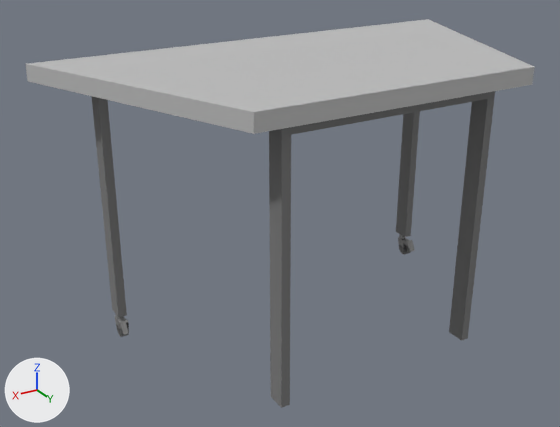
Two versions of the Blender file robert_gazebo/cad/trapesoid_table_visual.blend, one commit apart.
Both versions are drawn from a 50 mm camera at (2.93, 4.38, 1.28) aimed at (0.27, -0.04, -0.93). Arrows for +X, +Y and +Z are at lower left; the lights stay in place.

Before the edit, the objects in view are built like this:
```python
me_cube = bpy.data.meshes.new('Cube')
me_cube.from_pydata([(-3.71, -0.98, -0.17), (-3.71, -0.98, -0.05), (-3.07, 0.8, -0.17), (-3.07, 0.8, -0.05), (-0.27, -0.98, -0.17), (-0.27, -0.98, -0.05), (-0.99, 0.8, -0.17), (-0.99, 0.8, -0.05)], [], [(0, 1, 3, 2), (2, 3, 7, 6), (6, 7, 5, 4), (4, 5, 1, 0), (2, 6, 4, 0), (7, 3, 1, 5)])
me_cube.materials.append(mat_material_002)  # grey #bebebe
me_cube_001 = bpy.data.meshes.new('Cube.001')
me_cube_001.from_pydata(...)  # 24 vertices, 22 faces; spans x -3.66..-0.89, y -0.82..-0.68, z -0.65..1.09
me_cube_001.materials.append(mat_material)  # grey #808080
me_cube_002 = bpy.data.meshes.new('Cube.002')
me_cube_002.from_pydata(...)  # 24 vertices, 22 faces; spans x -3.12..-1.49, y -0.8..-0.66, z -0.83..1.09
me_cube_002.materials.append(mat_material)  # grey #808080
ob_cube = bpy.data.objects.new('Cube', me_cube)
ob_cube.location = (2.022, 0.154, 0.23)
ob_cube_001 = bpy.data.objects.new('Cube.001', me_cube_001)
ob_cube_001.location = (2.282, 0.192, -1.034)
ob_cube_002 = bpy.data.objects.new('Cube.002', me_cube_002)
ob_cube_002.location = (2.282, 1.502, -1.034)
```
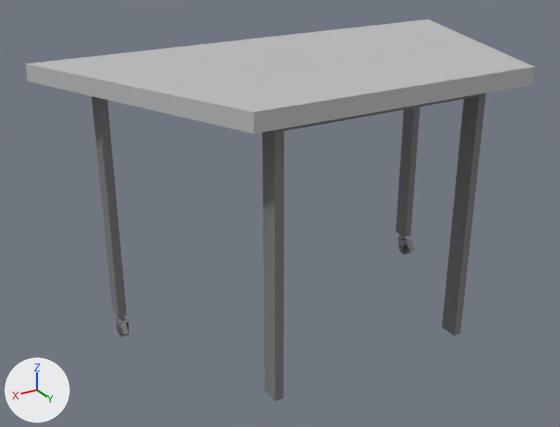
Boxes (x1, y1, x2, y2) around the edits, measured in the pictures (560 x 427 px):
'Cube.002', moved
    before: (269, 91, 495, 408)
    after: (262, 93, 486, 401)

Edits to the bpy script that builds the scene:
```text
Change me_cube_002:
    where me_cube_002.from_pydata(...)  # 24 vertices, 22 faces; spans x -3.12..-1.49, y -0.8..-0.66, z -0.83..1.09
    used by ob_cube_002; location = (2.282, 1.502, -1.034)
    me_cube_002 part 1: the whole mesh is moved by (2.3, 0.73, -0.44)
Change ob_cube_002:
    ob_cube_002.location: (2.282, 1.502, -1.034) -> (-0.022, 0.69, -0.594)
```
